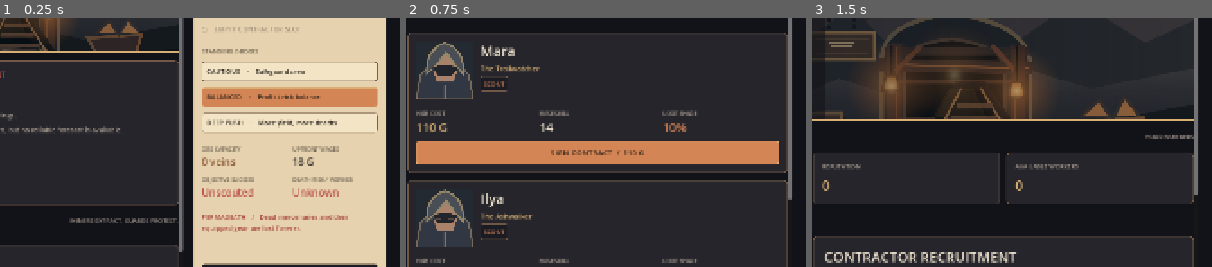
Above: before the commit, frames 1-3 (left to right).
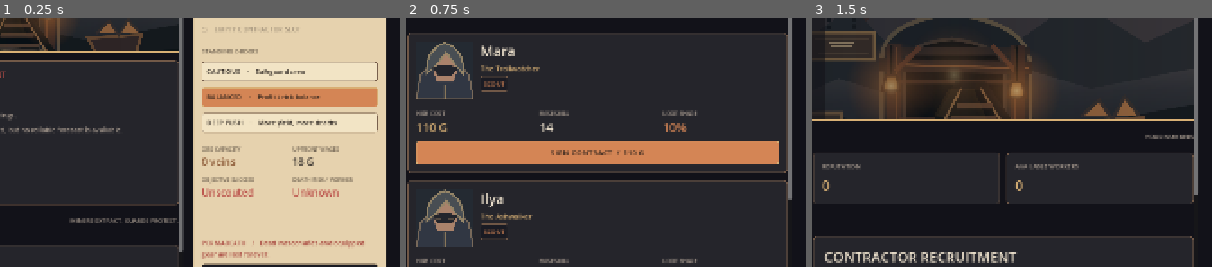
Above: after the commit, the same moments.

Repository: wiings3/Hellfare
Game: Godot game, scene res://scenes/main.tscn
The game is run twice, just before and just after one commit, with the same random seed, the same clock (stepped at 60 frames per second) and the same inputs.
Inputs:
- Up to frame 1 (0.25 s): no input
- Up to frame 2 (0.75 s): click "GO TO RECRUITMENT" at 0.5 s
- Up to frame 3 (1.5 s): click "THE GUILD" at 1.25 s
The pictures show only the part of the screen within x 50-100%, y 35-85%; the shares and areas given below are measured in that part.

The runs differ from the first frame. In frame 1, 1.6% of the frame differs, in the area x 50-91%, y 79-97%; in frame 2, nothing differs; in frame 3, nothing differs.

Commit message:
Pin permadeath warning beside the dispatch CTA so it cannot scroll out of view

Diff:
--- a/scripts/ledger_ui.gd
+++ b/scripts/ledger_ui.gd
@@ -645,9 +645,9 @@
 	_mini_stat(grid, "OBJECTIVE SUCCESS", "%d%%" % int(round(float(stats["success"])*100.0)) if has_report else "Unscouted", Color("#3e7958") if has_report else C_CRIMSON)
 	_mini_stat(grid, "DEATH RISK / WORKER", "%d%%" % int(round(float(stats["death"])*100.0)) if has_report else "Unknown", C_CRIMSON)
 	_rule(column, Color("#ad916c"))
-	var caution := _lab("PERMADEATH   /   Dead mercenaries and their equipped gear are lost forever.", 12, Color("#a44039"), true)
+	var caution := _lab("PERMADEATH   /   Dead mercenaries and equipped gear are lost forever.", 12, Color("#a44039"), true)
 	_grow(caution)
-	column.add_child(caution)
+	sidebar.add_child(caution)
 	var total_deposits := 0
 	var deposits: Dictionary = game.harlow.get("deposits", {})
 	for id in deposits:
